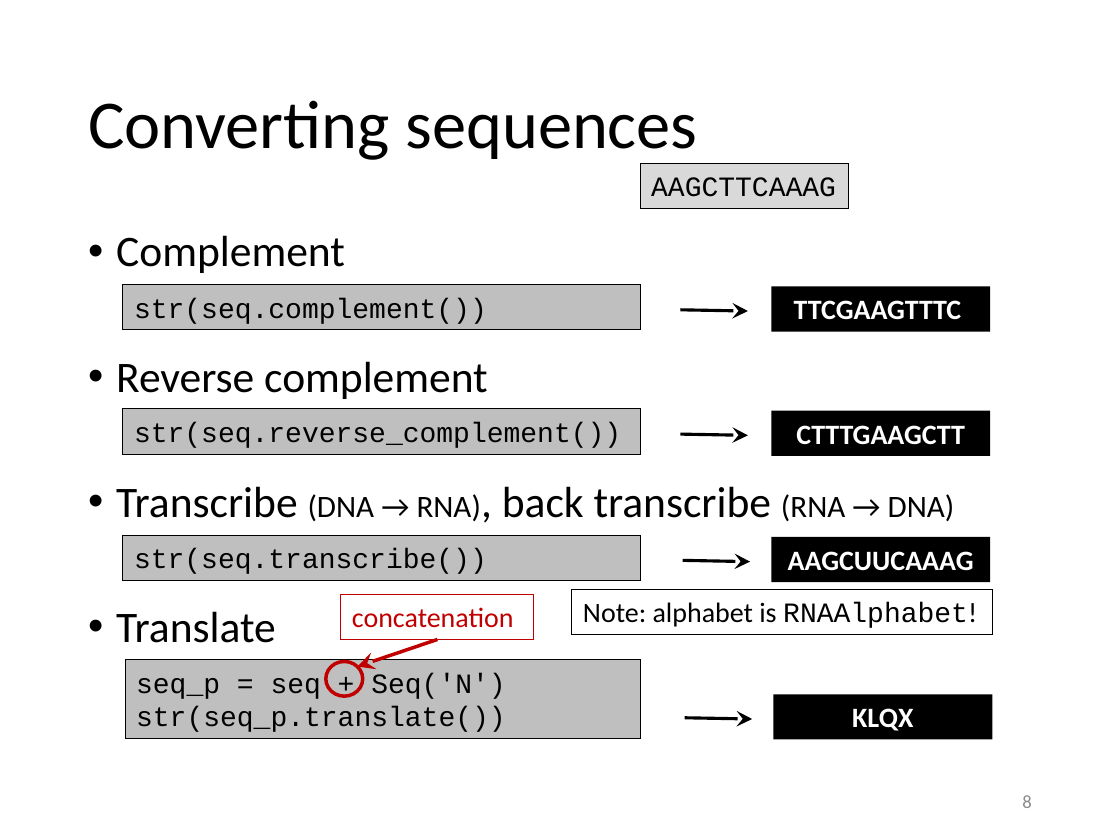
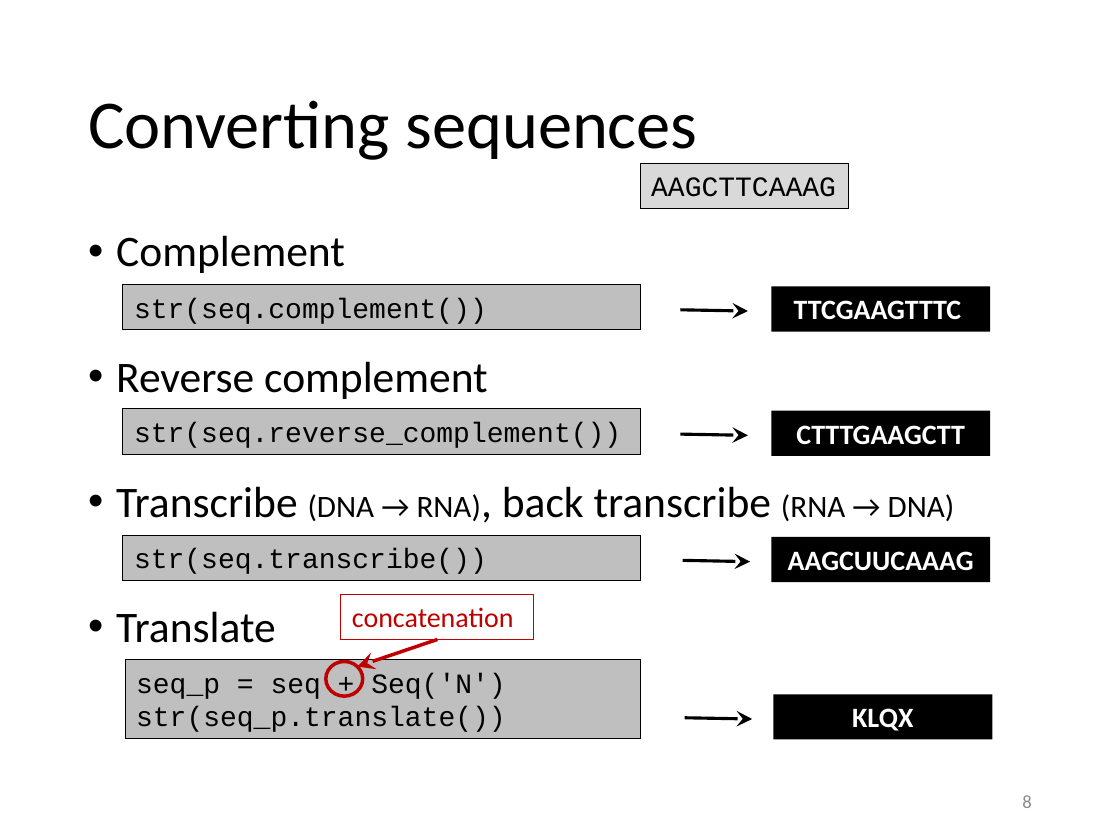
Before and after one commit to gjbex/training-material, a slide deck: slide 8 of Python/biopython.pptx. Drawn at 1120x840 pixels with LibreOffice and Linux fonts; fonts in the diff are those of the drawing. Boxes give left, top, right and bottom in pixels: in the first picture for what was removed or moved away, otherwise in the second. Text is boxed around its words. In the diff, an @@ line names an element or a change of style, - is before the commit and + after.

Commit message:
Remove references to sequence alphabets

```diff
--- a/Python/biopython.pptx
+++ b/Python/biopython.pptx
@@ rectangle removed at (572,589,992,634) @@
-Note: alphabet is RNAAlphabet!
```
Also in this commit, not shown: 1 other slide changed.
